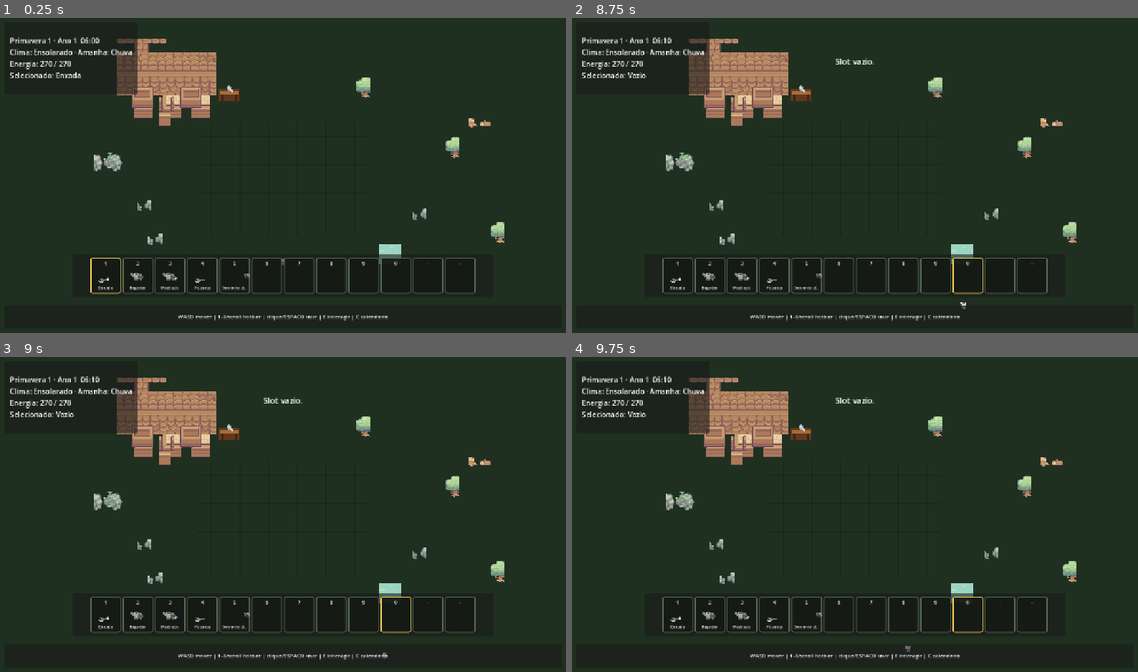
Above: before the commit, frames 1-4 (two rows, left to right).
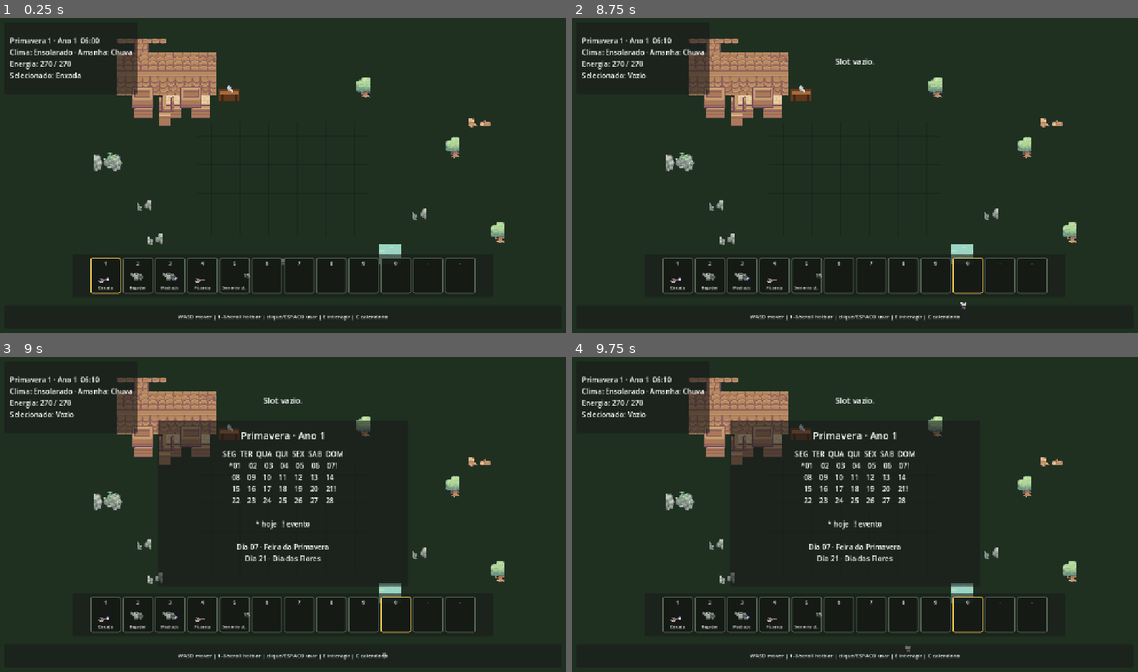
Above: after the commit, the same moments.

Repository: HelioConde/GameSlime
Game: Godot game, scene res://scenes/world/main.tscn
Same seed, same stepped clock (60 frames per second), same inputs: the game is played once before the commit and once after it.
Inputs (mouse positions are in pixels of both pictures, inside the frame that each line leads up to):
- Up to frame 1 (0.25 s): no input
- Up to frame 2 (8.75 s): tap Enter at 0.5, 3.5, 5 s; move the mouse to (979, 159) at 0.52 s; hold D 0.53-1.28 s; tap E at 0.6 s; click (979, 159) at 0.67 s; tap Space at 0.77, 1.25, 1.52, 3.02, 3.77, 4.25, 4.52, 5.75, 6.02, 6.77, 7.52 s; move the mouse to (741, 191) at 1.27 s; hold S 1.28-2.03 s; tap 1 at 1.35 s; move the mouse to (911, 106) at 2.02 s; hold D 2.03-2.78 s; tap 2 at 2.1 s; move the mouse to (826, 238) at 2.77 s; hold W 2.78-3.53 s; tap 3 at 2.85 s; click (826, 238) at 2.92 s; move the mouse to (1024, 222) at 3.52 s; hold A 3.53-5.03 s; tap 4 at 3.6 s; move the mouse to (685, 128) at 4.27 s; tap 5 at 4.35 s; move the mouse to (883, 175) at 5.02 s; hold S 5.03-5.78 s; tap 6 at 5.1 s; click (883, 175) at 5.17 s; move the mouse to (770, 93) at 5.77 s; hold D 5.78-6.53 s; tap 7 at 5.85 s; move the mouse to (979, 159) at 6.52 s; hold W 6.53-7.28 s; tap 8 at 6.6 s; move the mouse to (741, 191) at 7.27 s; hold D 7.28-8.03 s; tap 9 at 7.35 s; click (741, 191) at 7.42 s; move the mouse to (911, 106) at 8.02 s; hold S from 8.03 s (still down); tap 0 at 8.1 s
- Up to frame 3 (9 s): move the mouse to (254, 577) at 8.77 s; release S at 8.78 s; hold A from 8.78 s (still down); tap C at 8.85 s
- Up to frame 4 (9.75 s): tap Space at 9.02 s; move the mouse to (1024, 561) at 9.52 s; release A at 9.53 s; hold W from 9.53 s (still down); tap E at 9.6 s; click (1024, 561) at 9.67 s

Frames 1-2 are identical in both runs. In frame 3, 2.8% of the frame differs, in the area x 27-71%, y 20-73%; in frame 4, 2.8%.
Error before the commit: Invalid assignment of property or key 'visible' with value of type 'bool' on a base object of type 'null instance'. (res://scripts/ui/game_hud.gd:25)

Commit message:
feat: add in-game calendar panel

Diff:
--- a/scenes/ui/game_hud.tscn
+++ b/scenes/ui/game_hud.tscn
@@ -62,3 +62,30 @@
 offset_bottom = 130.0
 theme_override_font_sizes/font_size = 18
 horizontal_alignment = 1
+
+[node name="CalendarPanel" type="PanelContainer" parent="."]
+visible = false
+offset_left = 360.0
+offset_top = 150.0
+offset_right = 920.0
+offset_bottom = 520.0
+
+[node name="Margin" type="MarginContainer" parent="CalendarPanel"]
+theme_override_constants/margin_left = 22
+theme_override_constants/margin_top = 18
+theme_override_constants/margin_right = 22
+theme_override_constants/margin_bottom = 18
+
+[node name="Content" type="VBoxContainer" parent="CalendarPanel/Margin"]
+layout_mode = 2
+theme_override_constants/separation = 14
+
+[node name="Title" type="Label" parent="CalendarPanel/Margin/Content"]
+layout_mode = 2
+theme_override_font_sizes/font_size = 22
+horizontal_alignment = 1
+
+[node name="Body" type="Label" parent="CalendarPanel/Margin/Content"]
+layout_mode = 2
+theme_override_font_sizes/font_size = 16
+horizontal_alignment = 1
